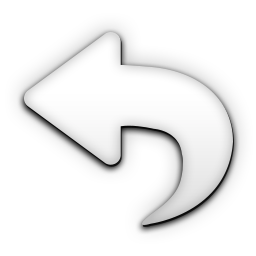
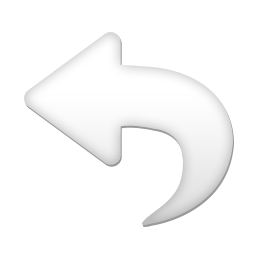
Comparing the layer stacks of the two 256 x 256 images. Changes:
added layer "Triangle 1 copy 4" above "Triangle 1 copy 2" over [24, 32, 233, 225]
hid "Triangle 1 copy 2" over [24, 32, 233, 225]
"Triangle 1 copy 3": opacity 74% → 40% over [25, 34, 234, 227]
